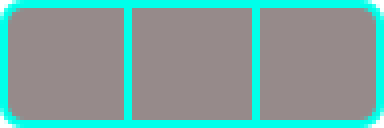
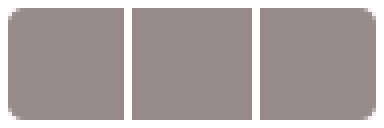
Revision of a layered (384, 128) image; what changed, layer by layer:
painted on "RightSlot" over left=252, top=0, right=384, bottom=128
painted on "CenterSlot" over left=124, top=0, right=260, bottom=128
painted on "LeftSlot" over left=0, top=0, right=132, bottom=128
